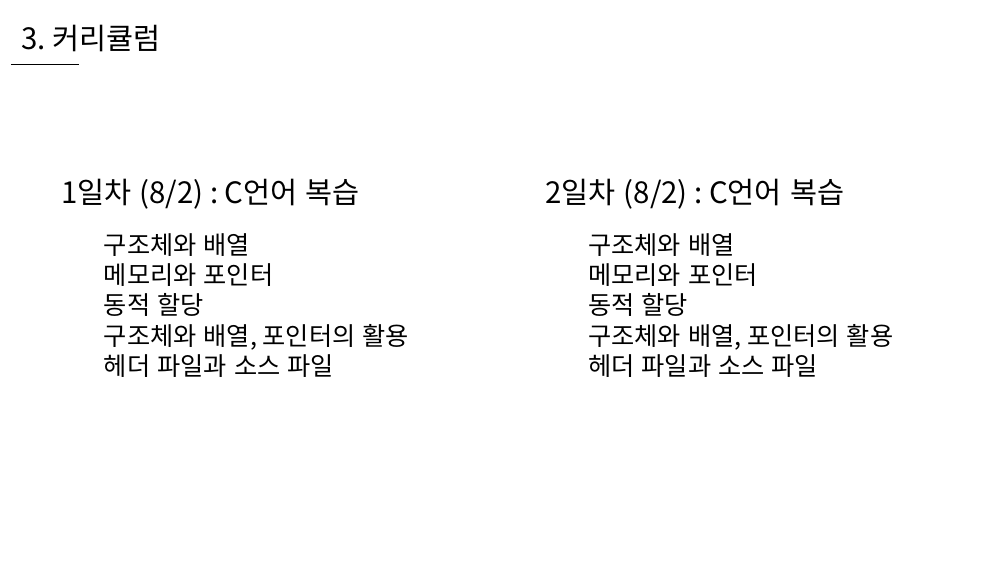
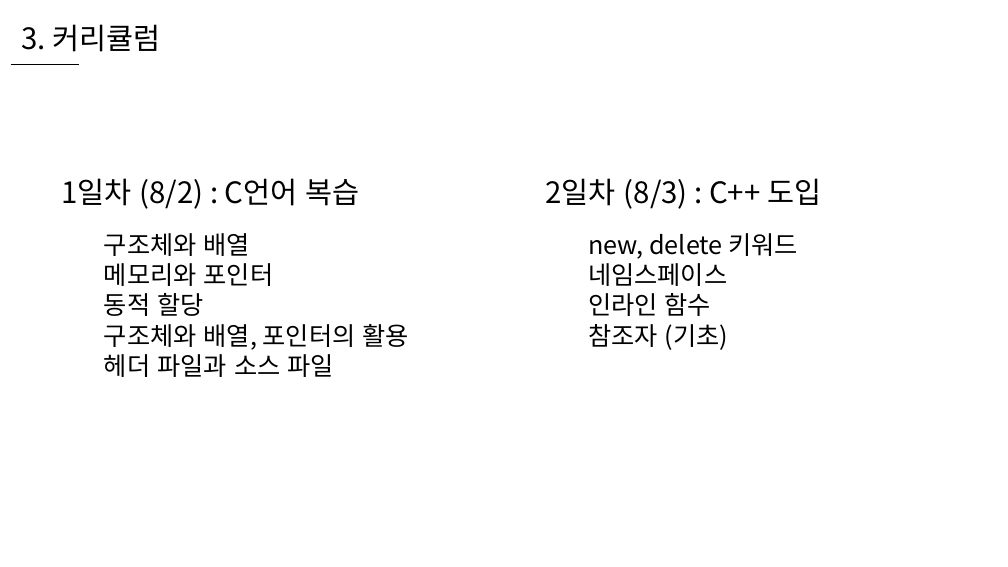
Before and after one commit to WooLyung/2021-RG-Lecture, a slide deck: slide 9 of 수업 자료/0 - 수업 소개.pptx. Drawn at 1008x567 pixels with LibreOffice and Linux fonts; fonts in the diff are those of the drawing. Boxes give left, top, right and bottom in pixels: in the first picture for what was removed or moved away, otherwise in the second. Text is boxed around its words. In the diff, an @@ line names an element or a change of style, - is before the commit and + after.

```diff
--- a/수업 자료/0 - 수업 소개.pptx
+++ b/수업 자료/0 - 수업 소개.pptx
@@ text at (545, 178, 821, 209): text changed @@
-2일차 (8/2) : C언어 복습
+2일차 (8/3) : C++ 도입
@@ text at (588, 233, 799, 350): text changed @@
-구조체와 배열
-메모리와 포인터
-동적 할당
-구조체와 배열, 포인터의 활용
-헤더 파일과 소스 파일
+new, delete 키워드
+네임스페이스
+인라인 함수
+참조자 (기초)
```
Also in this commit, not shown: 1 other slide changed, 6 slides added.
